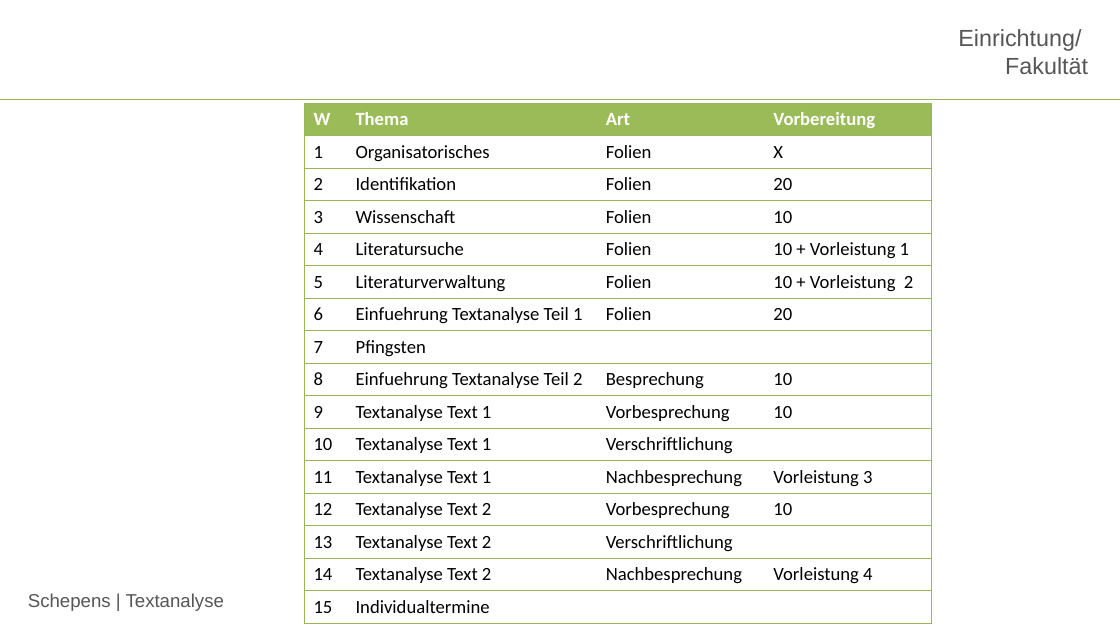
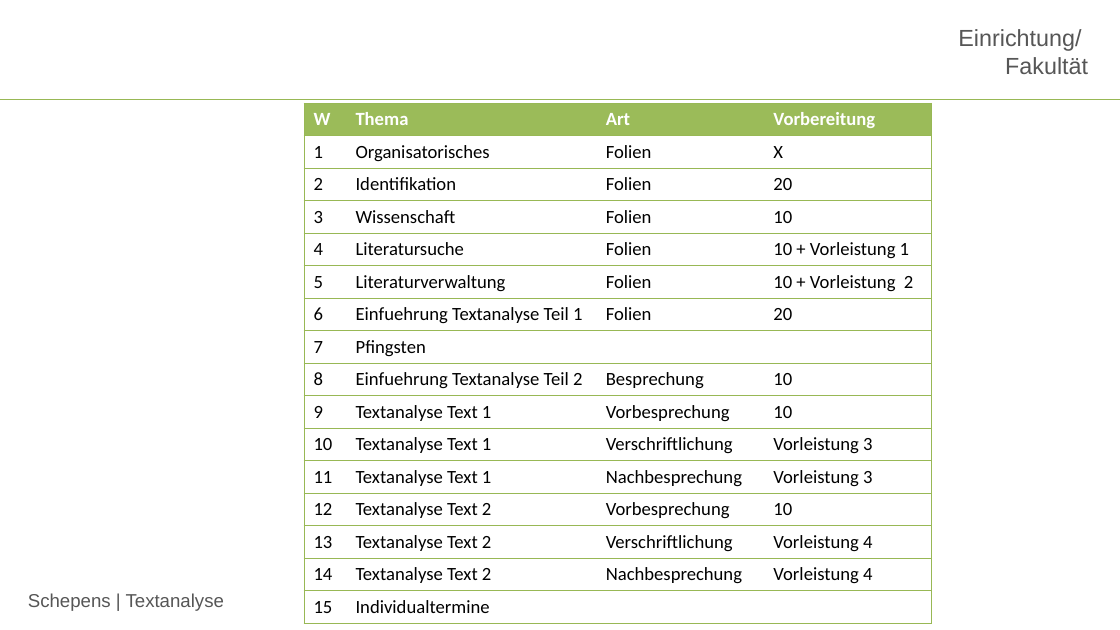
Before and after one commit to jobschepens/Textanalyse, a slide deck: slide 12 of folien/week1.pptx (slide 11 before the commit). Drawn at 1120x630 pixels with LibreOffice and Linux fonts; fonts in the diff are those of the drawing; background and template pictures are left out. Boxes give left, top, right and bottom in pixels: in the first picture for what was removed or moved away, otherwise in the second. Text is boxed around its words. In the diff, an @@ line names an element or a change of style, - is before the commit and + after.

```diff
--- a/folien/week1.pptx
+++ b/folien/week1.pptx
@@ table at (305,103,933,624) @@
-row 11, column 4: 
+row 11, column 4: Vorleistung 3
-row 14, column 4: 
+row 14, column 4: Vorleistung 4
```
Also in this commit, not shown: 4 other slides changed, 4 other files.
